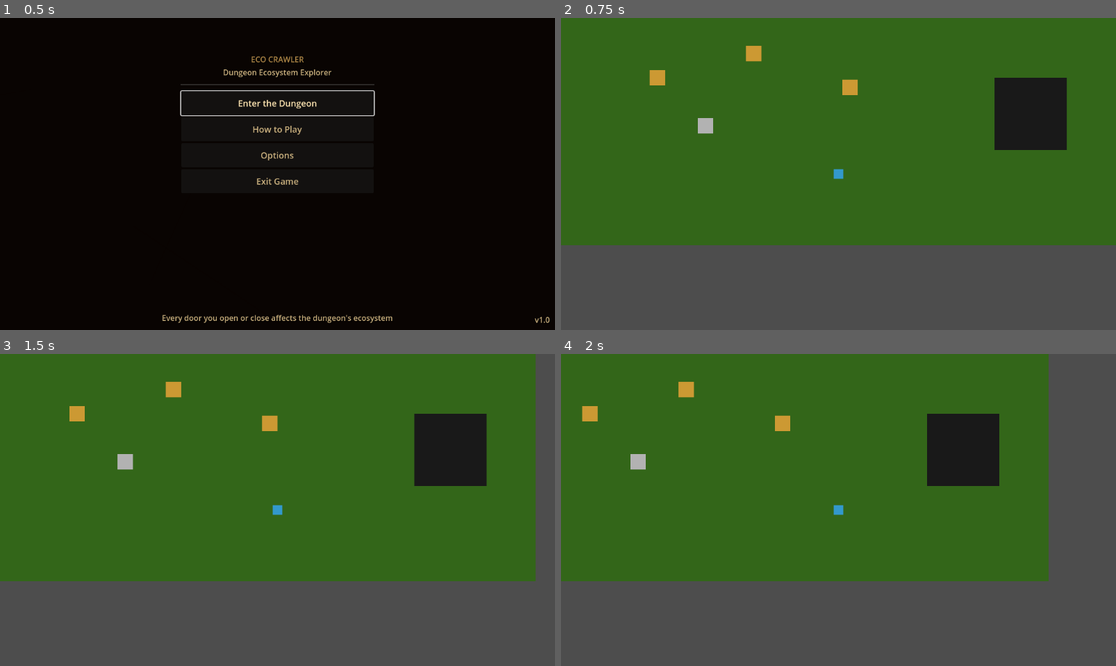
Above: before the commit, frames 1-4 (two rows, left to right).
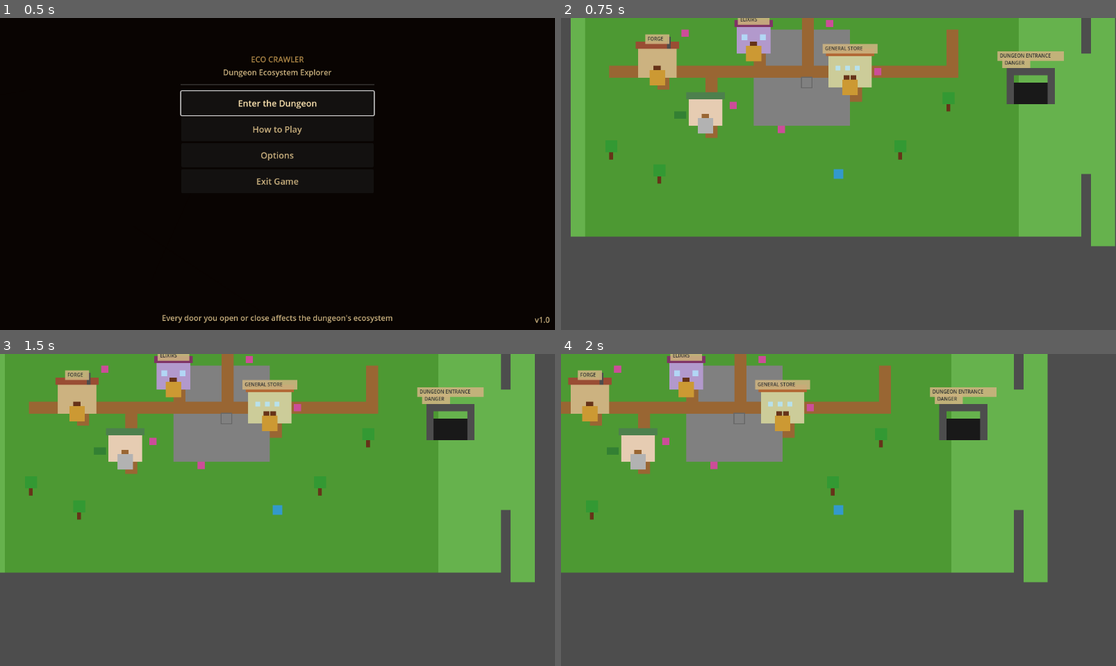
Above: after the commit, the same moments.

Repository: Jonasi-Deetens/EcoCrawler
Game: Godot game, scene res://scenes/MenuScreen.tscn
Same seed, same stepped clock (60 frames per second), same inputs: the game is played once before the commit and once after it.
Inputs (mouse positions are in pixels of both pictures, inside the frame that each line leads up to):
- Up to frame 1 (0.5 s): no input
- Up to frame 2 (0.75 s): click "Enter the Dungeon" at 0.5 s
- Up to frame 3 (1.5 s): tap Enter (ui_accept) at 1.25 s; move the mouse to (399, 494) at 1.27 s; hold Right (ui_right) from 1.28 s (still down); hold E (interact) from 1.28 s (still down); click (399, 494) at 1.42 s
- Up to frame 4 (2 s): keep holding Right (ui_right); keep holding E (interact); tap Enter (ui_accept) at 1.52 s

Frame 1 is identical in both runs. In frame 2, 72% of the frame differs, in the area x 0-100%, y 0-74%; in frame 3, 69%; in frame 4, 63%.

Commit message:
WIP: very alfa design for hub

Diff:
--- a/scenes/Hometown.tscn
+++ b/scenes/Hometown.tscn
@@ -13,17 +13,14 @@
 [node name="Hometown" type="Node2D"]
 script = ExtResource("1_0x8m3")
 
-[node name="Background" type="ColorRect" parent="."]
-offset_right = 1152.0
-offset_bottom = 648.0
-color = Color(0.2, 0.4, 0.1, 1)
+
 
 [node name="DungeonEntrance" type="ColorRect" parent="."]
-offset_left = 900.0
-offset_top = 300.0
-offset_right = 1050.0
-offset_bottom = 450.0
-color = Color(0.1, 0.1, 0.1, 1)
+offset_left = 925.0
+offset_top = 295.0
+offset_right = 1025.0
+offset_bottom = 455.0
+color = Color(0.1, 0.1, 0.1, 0.5)
 
 [node name="DungeonEntranceArea" type="Area2D" parent="DungeonEntrance"]
 script = ExtResource("3_0x8m5")
--- a/scripts/Hometown.gd
+++ b/scripts/Hometown.gd
@@ -16,6 +16,9 @@
 func _ready():
 	print("Hometown: Initializing village...")
 
+	# Create visual design first
+	_setup_visual_design()
+
 	# Set up player management systems
 	_setup_player_manager()
 
@@ -26,6 +29,12 @@
 	_connect_signals()
 
 	print("Hometown: Village ready with vendors and NPCs!")
+
+func _setup_visual_design():
+	"""Set up the visual design for the hometown"""
+	var visuals = HometownVisuals.new()
+	visuals.name = "HometownVisuals"
+	add_child(visuals)
 
 func _setup_player_manager():
 	"""Set up player management systems"""
--- /dev/null
+++ b/scripts/HometownVisuals.gd
@@ -0,0 +1,576 @@
+extends Node2D
+class_name HometownVisuals
+
+# HometownVisuals - Handles visual design and decoration for the hometown
+# Single responsibility: Create and manage visual elements, buildings, and environment
+
+# Visual layers (z-index) - Adjusted to fix town square conflict
+const BACKGROUND_LAYER = 1
+const GROUND_LAYER = 2
+const PATH_LAYER = 3
+const DECORATION_LAYER = 4
+const BUILDING_LAYER = 8  # Higher than town square
+
+# Colors
+const GRASS_COLOR = Color(0.3, 0.6, 0.2, 1)
+const DIRT_PATH_COLOR = Color(0.6, 0.4, 0.2, 1)
+const STONE_COLOR = Color(0.5, 0.5, 0.5, 1)
+const BUILDING_COLOR = Color(0.8, 0.7, 0.5, 1)
+const ROOF_COLOR = Color(0.6, 0.3, 0.2, 1)
+const DOOR_COLOR = Color(0.4, 0.2, 0.1, 1)
+const WINDOW_COLOR = Color(0.7, 0.9, 1.0, 0.8)
+
+# Building positions (matching NPC positions)
+const BLACKSMITH_POS = Vector2(200, 300)
+const ALCHEMIST_POS = Vector2(400, 250)
+const MERCHANT_POS = Vector2(600, 320)
+const GUARD_POST_POS = Vector2(500, 150)
+const CITIZEN_HOUSE_POS = Vector2(300, 400)
+const DUNGEON_ENTRANCE_POS = Vector2(975, 375)  # Center of actual entrance area
+
+func _ready():
+	_create_visual_design()
+
+func _create_visual_design():
+	"""Create the complete visual design for the hometown"""
+	print("HometownVisuals: Creating visual design...")
+
+	# Create our own background now that scene background is removed
+	_create_background()
+	print("HometownVisuals: Background created")
+
+	# Create perimeter walls with collision
+	_create_perimeter_walls()
+	print("HometownVisuals: Perimeter walls created")
+
+	_create_ground_terrain()
+	print("HometownVisuals: Ground terrain created")
+
+	# Create paths connecting buildings
+	_create_path_system()
+	print("HometownVisuals: Path system created")
+
+	# Create buildings for each NPC
+	_create_blacksmith_building()
+	print("HometownVisuals: Blacksmith building created")
+
+	_create_alchemist_building()
+	print("HometownVisuals: Alchemist building created")
+
+	_create_merchant_building()
+	print("HometownVisuals: Merchant building created")
+
+	_create_guard_post()
+	print("HometownVisuals: Guard post created")
+
+	_create_citizen_house()
+	print("HometownVisuals: Citizen house created")
+
+	_create_dungeon_entrance_structure()
+	print("HometownVisuals: Dungeon entrance created")
+
+	# Add decorative elements
+	_create_decorations()
+	print("HometownVisuals: Decorations created")
+
+	print("HometownVisuals: Visual design complete!")
+
+func _create_background():
+	"""Create the main background"""
+	var background = ColorRect.new()
+	background.size = Vector2(1200, 700)
+	background.position = Vector2(-50, -50)
+	background.color = Color(0.4, 0.7, 0.3, 1)  # Light green background
+	background.z_index = BACKGROUND_LAYER
+	background.mouse_filter = Control.MOUSE_FILTER_IGNORE
+	add_child(background)
+	print("HometownVisuals: Created background at ", background.position, " with size ", background.size)
+
+func _create_perimeter_walls():
+	"""Create walls around the town perimeter with collision"""
+	var wall_thickness = 20
+	var town_bounds = Vector2(1100, 650)
+
+	# Wall color - darker stone
+	var wall_color = Color(0.3, 0.3, 0.3, 1)
+
+	# North wall
+	var north_wall = _create_wall(Vector2(0, 0), Vector2(town_bounds.x, wall_thickness), wall_color)
+
+	# South wall
+	var south_wall = _create_wall(Vector2(0, town_bounds.y - wall_thickness), Vector2(town_bounds.x, wall_thickness), wall_color)
+
+	# West wall
+	var west_wall = _create_wall(Vector2(0, 0), Vector2(wall_thickness, town_bounds.y), wall_color)
+
+	# East wall (with gap for dungeon entrance)
+	var east_wall_top = _create_wall(Vector2(town_bounds.x - wall_thickness, 0), Vector2(wall_thickness, 250), wall_color)
+	var east_wall_bottom = _create_wall(Vector2(town_bounds.x - wall_thickness, 500), Vector2(wall_thickness, town_bounds.y - 500), wall_color)
+
+func _create_wall(pos: Vector2, size: Vector2, color: Color) -> ColorRect:
+	"""Create a wall with visual and collision"""
+	# Visual wall
+	var wall = ColorRect.new()
+	wall.position = pos
+	wall.size = size
+	wall.color = color
+	wall.z_index = BUILDING_LAYER
+	wall.mouse_filter = Control.MOUSE_FILTER_IGNORE
+	add_child(wall)
+
+	# Collision for wall
+	var collision_body = StaticBody2D.new()
+	collision_body.position = pos + size / 2
+	collision_body.collision_layer = 2  # Wall layer
+	collision_body.collision_mask = 0
+
+	var collision_shape = CollisionShape2D.new()
+	var shape = RectangleShape2D.new()
+	shape.size = size
+	collision_shape.shape = shape
+
+	collision_body.add_child(collision_shape)
+	add_child(collision_body)
+
+	print("HometownVisuals: Created wall at ", pos, " size ", size)
+	return wall
+
+func _create_ground_terrain():
+	"""Create varied ground terrain"""
+	# Main grass area
+	var grass_area = ColorRect.new()
+	grass_area.size = Vector2(900, 600)
+	grass_area.position = Vector2(50, 50)
+	grass_area.color = GRASS_COLOR
+	grass_area.z_index = GROUND_LAYER
+	grass_area.mouse_filter = Control.MOUSE_FILTER_IGNORE
+	add_child(grass_area)
+
+	# Town square (stone area)
+	var town_square = ColorRect.new()
+	town_square.size = Vector2(200, 200)
+	town_square.position = Vector2(400, 200)
+	town_square.color = STONE_COLOR
+	town_square.z_index = GROUND_LAYER + 1  # Lower than buildings
+	town_square.mouse_filter = Control.MOUSE_FILTER_IGNORE
+	add_child(town_square)
+
+func _create_path_system():
+	"""Create dirt paths connecting buildings"""
+	var paths = [
+		# Main road (horizontal)
+		{"pos": Vector2(100, 275), "size": Vector2(600, 25)},
+		# Vertical connectors
+		{"pos": Vector2(200, 275), "size": Vector2(25, 50)},  # To blacksmith
+		{"pos": Vector2(400, 250), "size": Vector2(25, 50)},  # To alchemist
+		{"pos": Vector2(600, 300), "size": Vector2(25, 50)},  # To merchant
+		{"pos": Vector2(500, 150), "size": Vector2(25, 125)}, # To guard post
+		{"pos": Vector2(300, 300), "size": Vector2(25, 125)}, # To citizen house
+		# Path to dungeon
+		{"pos": Vector2(700, 275), "size": Vector2(125, 25)},
+		{"pos": Vector2(800, 200), "size": Vector2(25, 100)},
+	]
+
+	for path_data in paths:
+		var path = ColorRect.new()
+		path.position = path_data.pos
+		path.size = path_data.size
+		path.color = DIRT_PATH_COLOR
+		path.z_index = PATH_LAYER
+		path.mouse_filter = Control.MOUSE_FILTER_IGNORE
+		add_child(path)
+
+func _create_blacksmith_building():
+	"""Create blacksmith forge building"""
+	var building_pos = BLACKSMITH_POS + Vector2(-40, -60)
+	print("HometownVisuals: Creating blacksmith at ", building_pos, " (NPC at ", BLACKSMITH_POS, ")")
+
+	# Main building
+	var building = ColorRect.new()
+	building.size = Vector2(80, 60)
+	building.position = building_pos
+	building.color = BUILDING_COLOR
+	building.z_index = BUILDING_LAYER
+	building.mouse_filter = Control.MOUSE_FILTER_IGNORE
+	add_child(building)
+	print("HometownVisuals: Added blacksmith building with size ", building.size, " at ", building.position, " z_index: ", building.z_index)
+
+	# Add collision for building
+	_add_building_collision(building)
+
+	# Roof
+	var roof = ColorRect.new()
+	roof.size = Vector2(90, 15)
+	roof.position = building_pos + Vector2(-5, -15)
+	roof.color = ROOF_COLOR
+	roof.z_index = BUILDING_LAYER + 1
+	roof.mouse_filter = Control.MOUSE_FILTER_IGNORE
+	add_child(roof)
+
+	# Door
+	var door = ColorRect.new()
+	door.size = Vector2(15, 25)
+	door.position = building_pos + Vector2(32, 35)
+	door.color = DOOR_COLOR
+	door.z_index = BUILDING_LAYER + 2
+	door.mouse_filter = Control.MOUSE_FILTER_IGNORE
+	add_child(door)
+
+	# Forge chimney with smoke effect
+	var chimney = ColorRect.new()
+	chimney.size = Vector2(8, 25)
+	chimney.position = building_pos + Vector2(60, -25)
+	chimney.color = Color(0.3, 0.3, 0.3, 1)
+	chimney.z_index = BUILDING_LAYER + 1
+	chimney.mouse_filter = Control.MOUSE_FILTER_IGNORE
+	add_child(chimney)
+
+	# Sign
+	_create_building_sign("FORGE", building_pos + Vector2(40, -30))
+
+func _create_alchemist_building():
+	"""Create alchemist shop building"""
+	var building_pos = ALCHEMIST_POS + Vector2(-35, -55)
+
+	# Main building
+	var building = ColorRect.new()
+	building.size = Vector2(70, 55)
+	building.position = building_pos
+	building.color = Color(0.7, 0.6, 0.8, 1)  # Slightly purple tint
+	building.z_index = BUILDING_LAYER
+	building.mouse_filter = Control.MOUSE_FILTER_IGNORE
+	add_child(building)
+
+	# Roof
+	var roof = ColorRect.new()
+	roof.size = Vector2(80, 15)
+	roof.position = building_pos + Vector2(-5, -15)
+	roof.color = Color(0.5, 0.2, 0.4, 1)  # Purple roof
+	roof.z_index = BUILDING_LAYER + 1
+	roof.mouse_filter = Control.MOUSE_FILTER_IGNORE
+	add_child(roof)
+
+	# Door
+	var door = ColorRect.new()
+	door.size = Vector2(15, 25)
+	door.position = building_pos + Vector2(27, 30)
+	door.color = DOOR_COLOR
+	door.z_index = BUILDING_LAYER + 2
+	door.mouse_filter = Control.MOUSE_FILTER_IGNORE
+	add_child(door)
+
+	# Windows
+	var window1 = ColorRect.new()
+	window1.size = Vector2(12, 12)
+	window1.position = building_pos + Vector2(10, 15)
+	window1.color = WINDOW_COLOR
+	window1.z_index = BUILDING_LAYER + 2
+	window1.mouse_filter = Control.MOUSE_FILTER_IGNORE
+	add_child(window1)
+
+	var window2 = ColorRect.new()
+	window2.size = Vector2(12, 12)
+	window2.position = building_pos + Vector2(48, 15)
+	window2.color = WINDOW_COLOR
+	window2.z_index = BUILDING_LAYER + 2
+	window2.mouse_filter = Control.MOUSE_FILTER_IGNORE
+	add_child(window2)
+
+	# Add collision for building
+	_add_building_collision(building)
+
+	# Sign
+	_create_building_sign("ELIXIRS", building_pos + Vector2(35, -25))
+
+func _create_merchant_building():
+	"""Create general merchant building"""
+	var building_pos = MERCHANT_POS + Vector2(-45, -65)
+
+	# Main building (larger)
+	var building = ColorRect.new()
+	building.size = Vector2(90, 65)
+	building.position = building_pos
+	building.color = Color(0.8, 0.8, 0.6, 1)  # Yellowish
+	building.z_index = BUILDING_LAYER
+	building.mouse_filter = Control.MOUSE_FILTER_IGNORE
+	add_child(building)
+
+	# Roof
+	var roof = ColorRect.new()
+	roof.size = Vector2(100, 15)
+	roof.position = building_pos + Vector2(-5, -15)
+	roof.color = Color(0.7, 0.4, 0.2, 1)  # Brown roof
+	roof.z_index = BUILDING_LAYER + 1
+	roof.mouse_filter = Control.MOUSE_FILTER_IGNORE
+	add_child(roof)
+
+	# Double doors
+	var door1 = ColorRect.new()
+	door1.size = Vector2(12, 25)
+	door1.position = building_pos + Vector2(32, 40)
+	door1.color = DOOR_COLOR
+	door1.z_index = BUILDING_LAYER + 2
+	door1.mouse_filter = Control.MOUSE_FILTER_IGNORE
+	add_child(door1)
+
+	var door2 = ColorRect.new()
+	door2.size = Vector2(12, 25)
+	door2.position = building_pos + Vector2(46, 40)
+	door2.color = DOOR_COLOR
+	door2.z_index = BUILDING_LAYER + 2
+	door2.mouse_filter = Control.MOUSE_FILTER_IGNORE
+	add_child(door2)
+
+	# Multiple windows
+	for i in range(3):
+		var window = ColorRect.new()
+		window.size = Vector2(10, 10)
+		window.position = building_pos + Vector2(15 + i * 20, 20)
+		window.color = WINDOW_COLOR
+		window.z_index = BUILDING_LAYER + 2
+		window.mouse_filter = Control.MOUSE_FILTER_IGNORE
+		add_child(window)
+
+	# Add collision for building
+	_add_building_collision(building)
+
+	# Sign
+	_create_building_sign("GENERAL STORE", building_pos + Vector2(45, -25))
+
+func _create_guard_post():
+	"""Create guard post structure"""
+	var building_pos = GUARD_POST_POS + Vector2(-30, -50)
+
+	# Watchtower base
+	var base = ColorRect.new()
+	base.size = Vector2(60, 40)
+	base.position = building_pos
+	base.color = STONE_COLOR
+	base.z_index = BUILDING_LAYER
+	base.mouse_filter = Control.MOUSE_FILTER_IGNORE
+	add_child(base)
+
+	# Tower top
+	var tower = ColorRect.new()
+	tower.size = Vector2(40, 30)
+	tower.position = building_pos + Vector2(10, -30)
+	tower.color = STONE_COLOR
+	tower.z_index = BUILDING_LAYER + 1
+	tower.mouse_filter = Control.MOUSE_FILTER_IGNORE
+	add_child(tower)
+
+	# Flag pole
+	var pole = ColorRect.new()
+	pole.size = Vector2(3, 20)
+	pole.position = building_pos + Vector2(28, -50)
+	pole.color = Color(0.4, 0.2, 0.1, 1)
+	pole.z_index = BUILDING_LAYER + 2
+	pole.mouse_filter = Control.MOUSE_FILTER_IGNORE
+	add_child(pole)
+
+	# Flag
+	var flag = ColorRect.new()
+	flag.size = Vector2(15, 10)
+	flag.position = building_pos + Vector2(31, -45)
+	flag.color = Color(0.8, 0.2, 0.2, 1)  # Red flag
+	flag.z_index = BUILDING_LAYER + 2
+	flag.mouse_filter = Control.MOUSE_FILTER_IGNORE
+	add_child(flag)
+
+	# Add collision for guard post
+	_add_building_collision(base)
+
+func _create_citizen_house():
+	"""Create residential house"""
+	var building_pos = CITIZEN_HOUSE_POS + Vector2(-35, -55)
+
+	# Main house
+	var building = ColorRect.new()
+	building.size = Vector2(70, 55)
+	building.position = building_pos
+	building.color = Color(0.9, 0.8, 0.7, 1)  # Cream color
+	building.z_index = BUILDING_LAYER
+	building.mouse_filter = Control.MOUSE_FILTER_IGNORE
+	add_child(building)
+
+	# Roof
+	var roof = ColorRect.new()
+	roof.size = Vector2(80, 15)
+	roof.position = building_pos + Vector2(-5, -15)
+	roof.color = Color(0.3, 0.5, 0.3, 1)  # Green roof
+	roof.z_index = BUILDING_LAYER + 1
+	roof.mouse_filter = Control.MOUSE_FILTER_IGNORE
+	add_child(roof)
+
+	# Door
+	var door = ColorRect.new()
+	door.size = Vector2(15, 25)
+	door.position = building_pos + Vector2(27, 30)
+	door.color = Color(0.6, 0.4, 0.2, 1)  # Lighter door
+	door.z_index = BUILDING_LAYER + 2
+	door.mouse_filter = Control.MOUSE_FILTER_IGNORE
+	add_child(door)
+
+	# Garden area
+	var garden = ColorRect.new()
+	garden.size = Vector2(25, 15)
+	garden.position = building_pos + Vector2(-30, 25)
+	garden.color = Color(0.2, 0.5, 0.2, 1)  # Dark green
+	garden.z_index = GROUND_LAYER + 10
+	garden.mouse_filter = Control.MOUSE_FILTER_IGNORE
+	add_child(garden)
+
+	# Add collision for house
+	_add_building_collision(building)
+
+func _create_dungeon_entrance_structure():
+	"""Create impressive dungeon entrance"""
+	var entrance_pos = DUNGEON_ENTRANCE_POS + Vector2(-50, -80)
+
+	# Stone archway
+	var arch_left = ColorRect.new()
+	arch_left.size = Vector2(15, 60)
+	arch_left.position = entrance_pos
+	arch_left.color = Color(0.3, 0.3, 0.3, 1)  # Dark stone
+	arch_left.z_index = BUILDING_LAYER
+	arch_left.mouse_filter = Control.MOUSE_FILTER_IGNORE
+	add_child(arch_left)
+
+	var arch_right = ColorRect.new()
+	arch_right.size = Vector2(15, 60)
+	arch_right.position = entrance_pos + Vector2(85, 0)
+	arch_right.color = Color(0.3, 0.3, 0.3, 1)
+	arch_right.z_index = BUILDING_LAYER
+	arch_right.mouse_filter = Control.MOUSE_FILTER_IGNORE
+	add_child(arch_right)
+
+	var arch_top = ColorRect.new()
+	arch_top.size = Vector2(100, 15)
+	arch_top.position = entrance_pos + Vector2(0, -15)
+	arch_top.color = Color(0.3, 0.3, 0.3, 1)
+	arch_top.z_index = BUILDING_LAYER
+	arch_top.mouse_filter = Control.MOUSE_FILTER_IGNORE
+	add_child(arch_top)
+
+	# Dark entrance
+	var entrance_dark = ColorRect.new()
+	entrance_dark.size = Vector2(70, 45)
+	entrance_dark.position = entrance_pos + Vector2(15, 15)
+	entrance_dark.color = Color(0.1, 0.1, 0.1, 1)  # Very dark
+	entrance_dark.z_index = BUILDING_LAYER - 5
+	entrance_dark.mouse_filter = Control.MOUSE_FILTER_IGNORE
+	add_child(entrance_dark)
+
+	# Warning signs
+	_create_building_sign("DANGER", entrance_pos + Vector2(20, -35))
+	_create_building_sign("DUNGEON ENTRANCE", entrance_pos + Vector2(50, -50))
+
+func _create_decorations():
+	"""Add decorative elements around town"""
+	# Trees around the perimeter
+	var tree_positions = [
+		Vector2(100, 100), Vector2(150, 120), Vector2(750, 150),
+		Vector2(800, 350), Vector2(100, 450), Vector2(200, 500),
+		Vector2(700, 450), Vector2(850, 100)
+	]
+
+	for pos in tree_positions:
+		_create_tree(pos)
+
+	# Well in town square
+	_create_well(Vector2(500, 300))
+
+	# Flower patches
+	var flower_positions = [
+		Vector2(250, 200), Vector2(550, 180), Vector2(350, 350),
+		Vector2(450, 400), Vector2(650, 280)
+	]
+
+	for pos in flower_positions:
+		_create_flower_patch(pos)
+
+func _create_tree(pos: Vector2):
+	"""Create a simple tree decoration"""
+	# Trunk
+	var trunk = ColorRect.new()
+	trunk.size = Vector2(8, 20)
+	trunk.position = pos
+	trunk.color = Color(0.4, 0.2, 0.1, 1)
+	trunk.z_index = DECORATION_LAYER
+	trunk.mouse_filter = Control.MOUSE_FILTER_IGNORE
+	add_child(trunk)
+
+	# Leaves
+	var leaves = ColorRect.new()
+	leaves.size = Vector2(25, 25)
+	leaves.position = pos + Vector2(-8, -20)
+	leaves.color = Color(0.2, 0.6, 0.2, 1)
+	leaves.z_index = DECORATION_LAYER
+	leaves.mouse_filter = Control.MOUSE_FILTER_IGNORE
+	add_child(leaves)
+
+func _create_well(pos: Vector2):
+	"""Create a town well"""
+	# Well base
+	var well_base = ColorRect.new()
+	well_base.size = Vector2(20, 20)
+	well_base.position = pos
+	well_base.color = STONE_COLOR
+	well_base.z_index = DECORATION_LAYER + 5
+	well_base.mouse_filter = Control.MOUSE_FILTER_IGNORE
+	add_child(well_base)
+
+	# Well rim
+	var well_rim = ColorRect.new()
+	well_rim.size = Vector2(24, 24)
+	well_rim.position = pos + Vector2(-2, -2)
+	well_rim.color = Color(0.4, 0.4, 0.4, 1)
+	well_rim.z_index = DECORATION_LAYER + 4
+	well_rim.mouse_filter = Control.MOUSE_FILTER_IGNORE
+	add_child(well_rim)
+
+func _create_flower_patch(pos: Vector2):
+	"""Create a small flower decoration"""
+	var patch = ColorRect.new()
+	patch.size = Vector2(15, 15)
+	patch.position = pos
+	patch.color = Color(0.8, 0.3, 0.6, 1)  # Pink flowers
+	patch.z_index = DECORATION_LAYER
+	patch.mouse_filter = Control.MOUSE_FILTER_IGNORE
+	add_child(patch)
+
+func _create_building_sign(text: String, pos: Vector2):
+	"""Create a sign for buildings"""
+	# Sign background
+	var sign_bg = ColorRect.new()
+	sign_bg.size = Vector2(text.length() * 8 + 10, 20)
+	sign_bg.position = pos + Vector2(-sign_bg.size.x/2, 0)
+	sign_bg.color = Color(0.8, 0.7, 0.5, 0.9)
+	sign_bg.z_index = BUILDING_LAYER + 10
+	sign_bg.mouse_filter = Control.MOUSE_FILTER_IGNORE
+	add_child(sign_bg)
+
+	# Sign text
+	var sign_text = Label.new()
+	sign_text.text = text
+	sign_text.position = pos + Vector2(-sign_bg.size.x/2 + 5, 2)
+	sign_text.add_theme_font_size_override("font_size", 10)
+	sign_text.modulate = Color(0.2, 0.2, 0.2, 1)
+	sign_text.z_index = BUILDING_LAYER + 11
+	add_child(sign_text)
+
+func _add_building_collision(building: ColorRect):
+	"""Add collision to a building so player can't walk through it"""
+	var collision_body = StaticBody2D.new()
+	collision_body.position = building.position + building.size / 2
+	collision_body.collision_layer = 2  # Wall layer
+	collision_body.collision_mask = 0
+
+	var collision_shape = CollisionShape2D.new()
+	var shape = RectangleShape2D.new()
+	shape.size = building.size
+	collision_shape.shape = shape
+
+	collision_body.add_child(collision_shape)
+	add_child(collision_body)
+	print("HometownVisuals: Added collision for building at ", collision_body.position, " size ", shape.size)
--- a/scripts/NPC.gd
+++ b/scripts/NPC.gd
@@ -43,7 +43,8 @@
 	# Set collision layers for the CharacterBody2D
 	collision_layer = 2  # NPC physics layer
 	collision_mask = 0   # NPCs don't need to collide with anything
-	print("Set collision layers for ", npc_name)
+	z_index = 16  # Above player but below UI
+	print("Set collision layers and z-index for ", npc_name)
 
 	# Collision for physics
 	collision_shape = CollisionShape2D.new()
@@ -96,6 +97,7 @@
 	prompt_label.size = Vector2(100, 20)
 	prompt_label.horizontal_alignment = HORIZONTAL_ALIGNMENT_CENTER
 	prompt_label.modulate = Color(1, 1, 1, 0)  # Start invisible
+	prompt_label.z_index = 20  # High z-index for UI elements
 	add_child(prompt_label)
 
 
--- a/scripts/Player.gd
+++ b/scripts/Player.gd
@@ -10,6 +10,10 @@
 	collision_layer = 1  # Player layer
 	collision_mask = 6   # Collide with walls (layer 2) and doors (layer 4) - includes NPCs on layer 2
 	print("Player collision layers set: layer=1, mask=6 (walls+doors+NPCs)")
+
+	# Set z-index to ensure player is above all visual elements but below UI
+	z_index = 15
+	print("Player z-index set to: ", z_index)
 
 func _physics_process(_delta):
 	# Handle movement input
--- a/scripts/ShopUI.gd
+++ b/scripts/ShopUI.gd
@@ -25,6 +25,7 @@
 
 func _ready():
 	_setup_ui()
+	z_index = 100  # Highest z-index for UI overlay
 	hide()
 
 func _setup_ui():
Not shown, added: scripts/HometownVisuals.gd.uid
